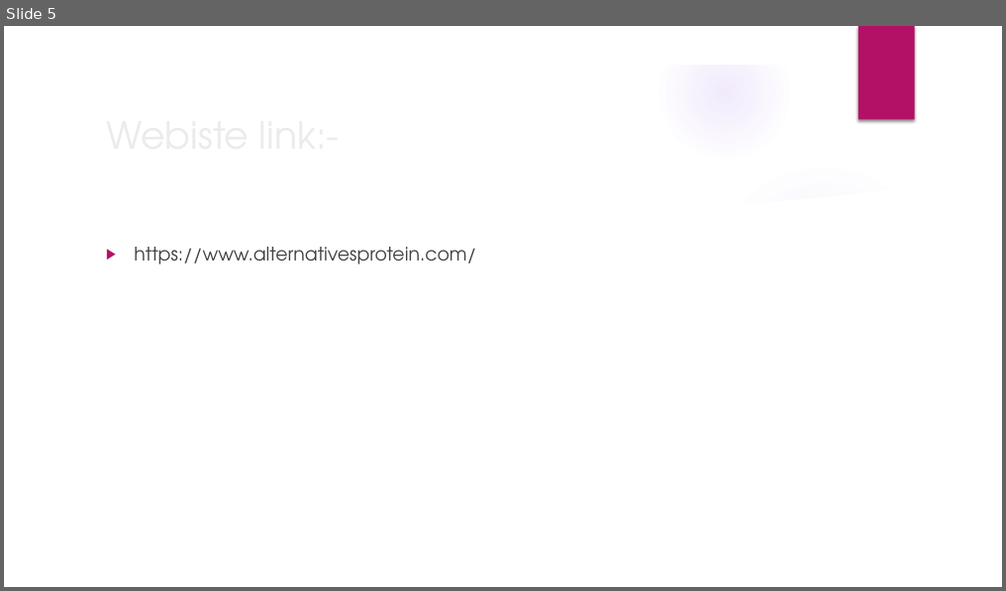
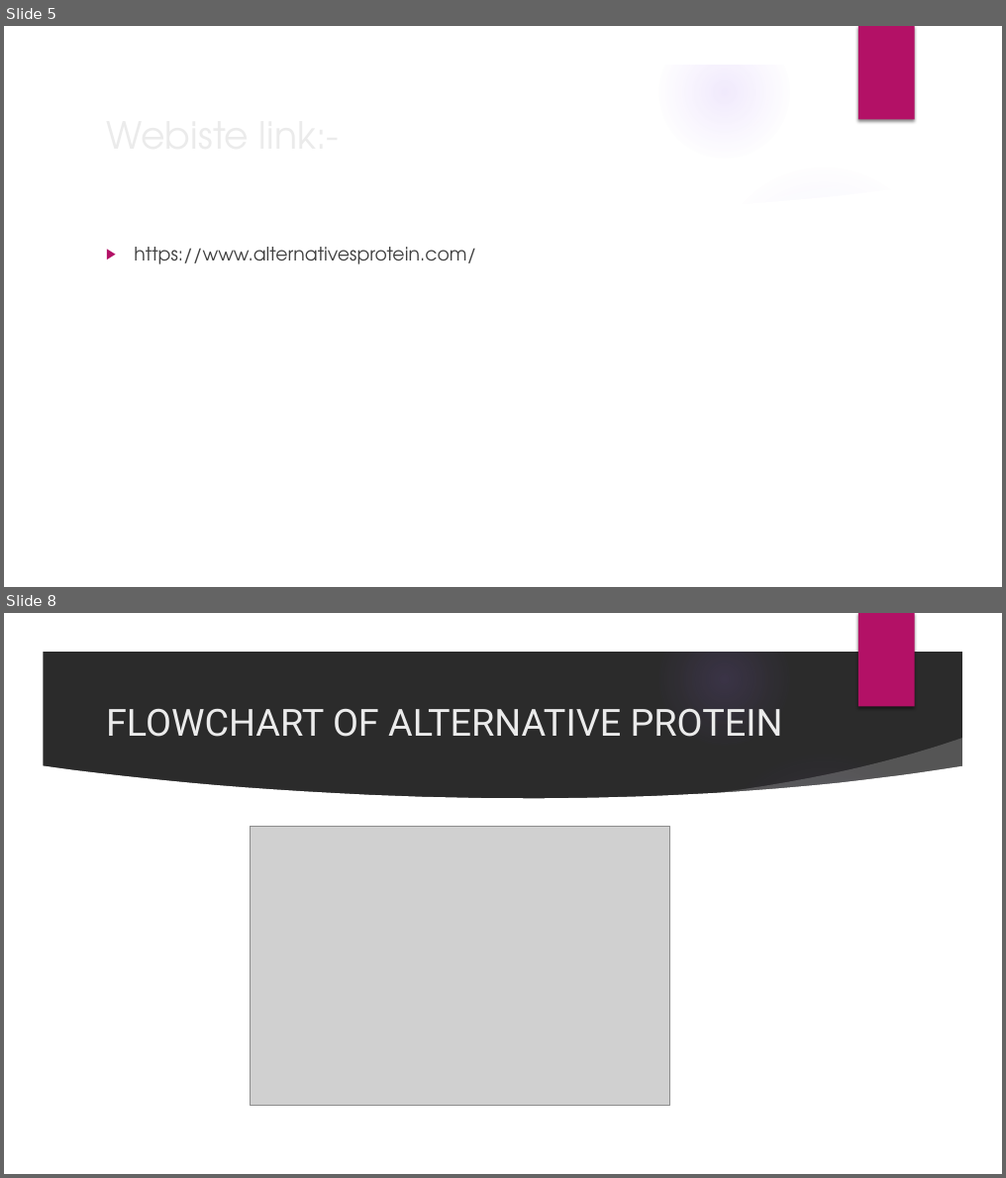
Before and after one commit to jeetdodia/Alternative-protein-and-nutritional-supplements, a slide deck: PID Presentation.pptx. Shown one above the other, each under a label of ours: slide 5 before the commit, slides 5 and 8 after it; the slides between them are not shown. The pictures are 1006x591 and 1006x1178 pixels, drawn with LibreOffice and Linux fonts; fonts in the diff are those of the drawing; grey boxes stand for pictures; background and template pictures are left out; a plain dark background stands for a picture behind light text. Boxes give left, top, right and bottom in pixels: in the first picture for what was removed or moved away, otherwise in the second. Text is boxed around its words. In the diff, an @@ line names an element or a change of style, - is before the commit and + after.

```diff
--- a/PID Presentation.pptx
+++ b/PID Presentation.pptx
@@ slide 8 added at (4, 613, 1002, 1174), background picture (left out); not listed: 9 template elements that a slide beside it also shows @@
@@ title added at (106, 708, 783, 737), 36 pt, text #EBEBEB @@
+FLOWCHART OF ALTERNATIVE PROTEIN
@@ picture added at (250, 827, 669, 1106) @@
```
Also in this commit, not shown: 4 other slides added, 1 slide removed.
